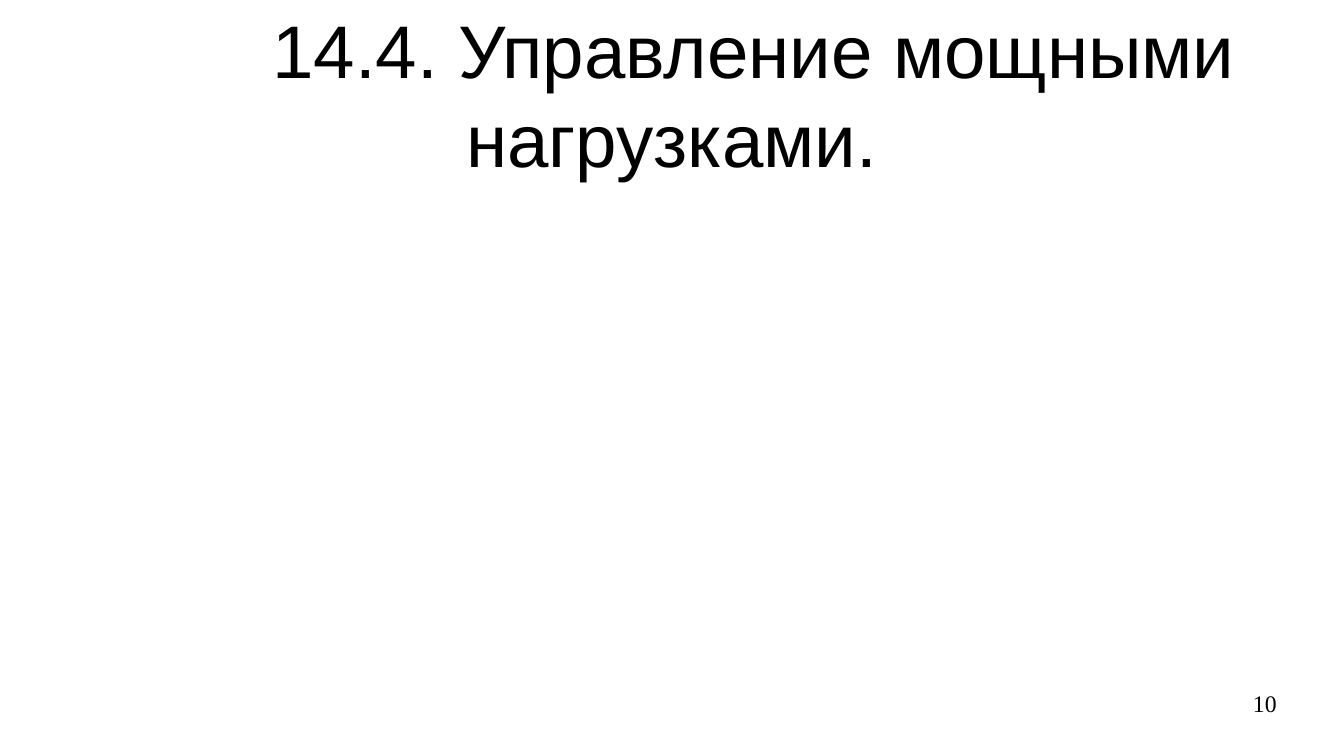
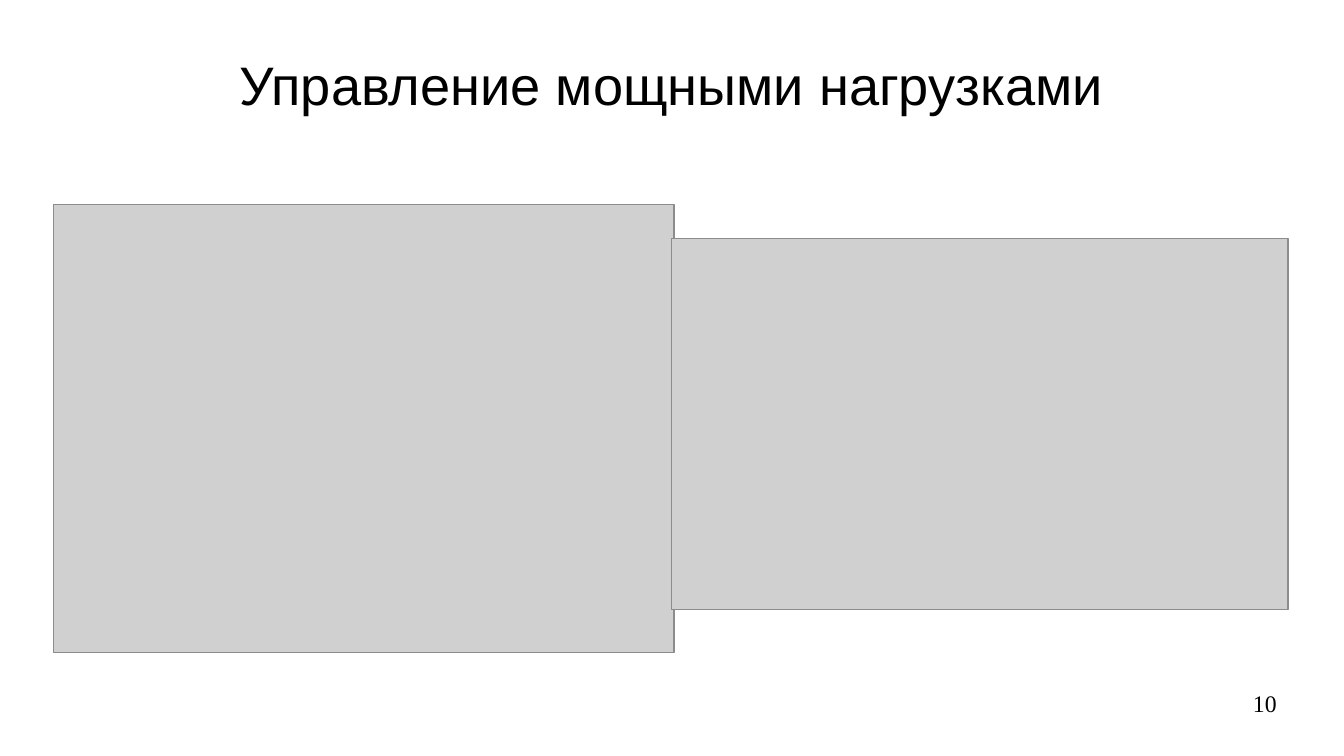
Before and after one commit to steelcraft/stud-lab, a slide deck: slide 10 of Лекции/СBDS01#L8.odp. Drawn at 1344x756 pixels with LibreOffice and Linux fonts; fonts in the diff are those of the drawing; grey boxes stand for pictures. Boxes give left, top, right and bottom in pixels: in the first picture for what was removed or moved away, otherwise in the second. Text is boxed around its words. In the diff, an @@ line names an element or a change of style, - is before the commit and + after.

```diff
--- a/Лекции/СBDS01#L8.odp
+++ b/Лекции/СBDS01#L8.odp
@@ title at box(240, 67, 1103, 115): text changed; size 44 to 32 pt @@
-14.4. Управление мощными нагрузками.
+Управление мощными нагрузками
@@ picture added at box(54, 205, 674, 654) @@
@@ picture added at box(672, 239, 1289, 610) @@
```
Also in this commit, not shown: 5 other slides changed.
